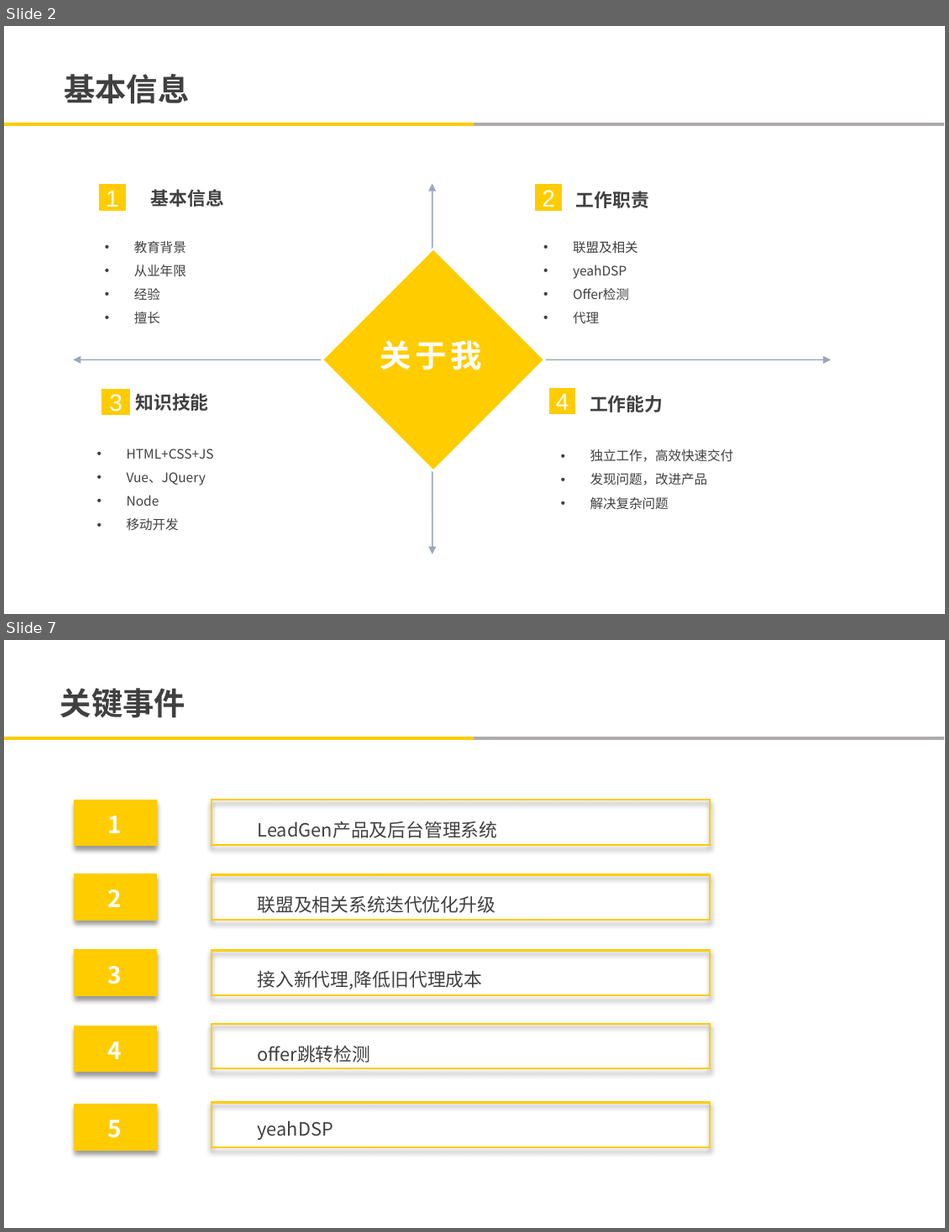
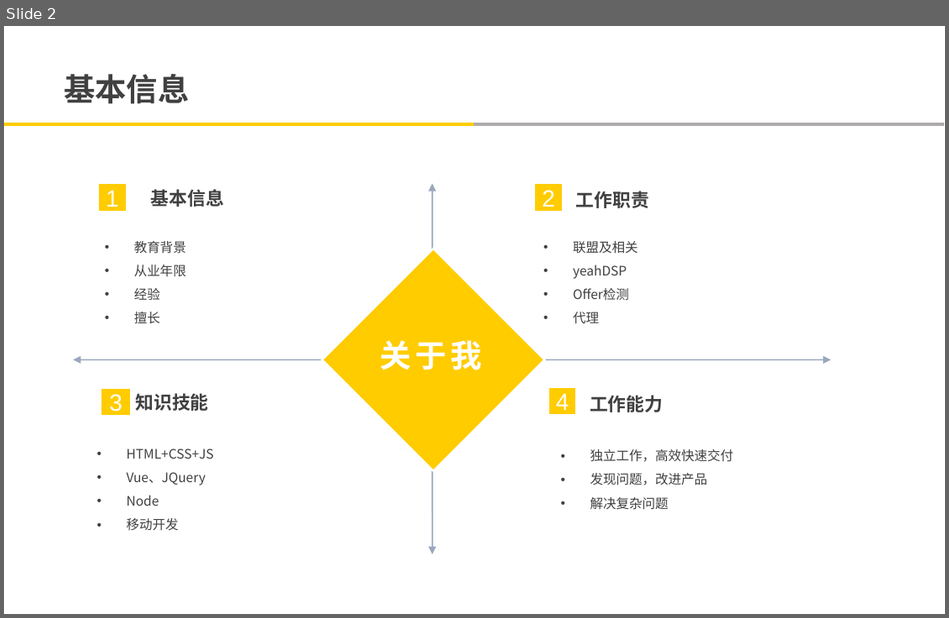
Before and after one commit to yian529/elaine, a slide deck: 申请/马爱莲-广告平台BU-国际业务部-产品技术组-申请职级T5.pptx. Shown one above the other, each under a label of ours: slides 2 and 7 before the commit, slide 2 after it; the slides between them are not shown. The pictures are 949x1232 and 949x618 pixels, drawn with LibreOffice and Linux fonts; fonts in the diff are those of the drawing; background and template pictures are left out. Boxes give left, top, right and bottom in pixels: in the first picture for what was removed or moved away, otherwise in the second. Text is boxed around its words. In the diff, an @@ line names an element or a change of style, - is before the commit and + after.

```diff
--- a/申请/马爱莲-广告平台BU-国际业务部-产品技术组-申请职级T5.pptx
+++ b/申请/马爱莲-广告平台BU-国际业务部-产品技术组-申请职级T5.pptx
@@ slide 7 removed at bbox=[4, 640, 945, 1228], background #FFFFFF; not listed: 2 template elements that a slide beside it also shows @@
@@ text removed at bbox=[60, 688, 185, 718] @@
-关键事件
@@ rectangle removed at bbox=[75, 800, 156, 845] @@
@@ text removed at bbox=[108, 816, 122, 833] @@
-1
@@ text removed at bbox=[258, 821, 498, 1140] @@
-  LeadGen产品及后台管理系统
-  联盟及相关系统迭代优化升级
-  接入新代理,降低旧代理成本
-  offer跳转检测
-  yeahDSP
@@ rectangle removed at bbox=[75, 874, 156, 920] @@
@@ text removed at bbox=[108, 889, 122, 907] @@
-2
@@ rectangle removed at bbox=[75, 951, 156, 995] @@
@@ text removed at bbox=[108, 966, 122, 984] @@
-3
@@ rectangle removed at bbox=[75, 1026, 156, 1072] @@
@@ text removed at bbox=[108, 1042, 122, 1059] @@
-4
@@ rectangle removed at bbox=[75, 1105, 156, 1150] @@
@@ group removed at bbox=[211, 800, 710, 1147]: 5 rectangles @@
@@ text removed at bbox=[108, 1120, 122, 1138] @@
-5
```
Also in this commit, not shown: 3 slides changed, 3 slides added, 6 other slides removed, 1 other file.
